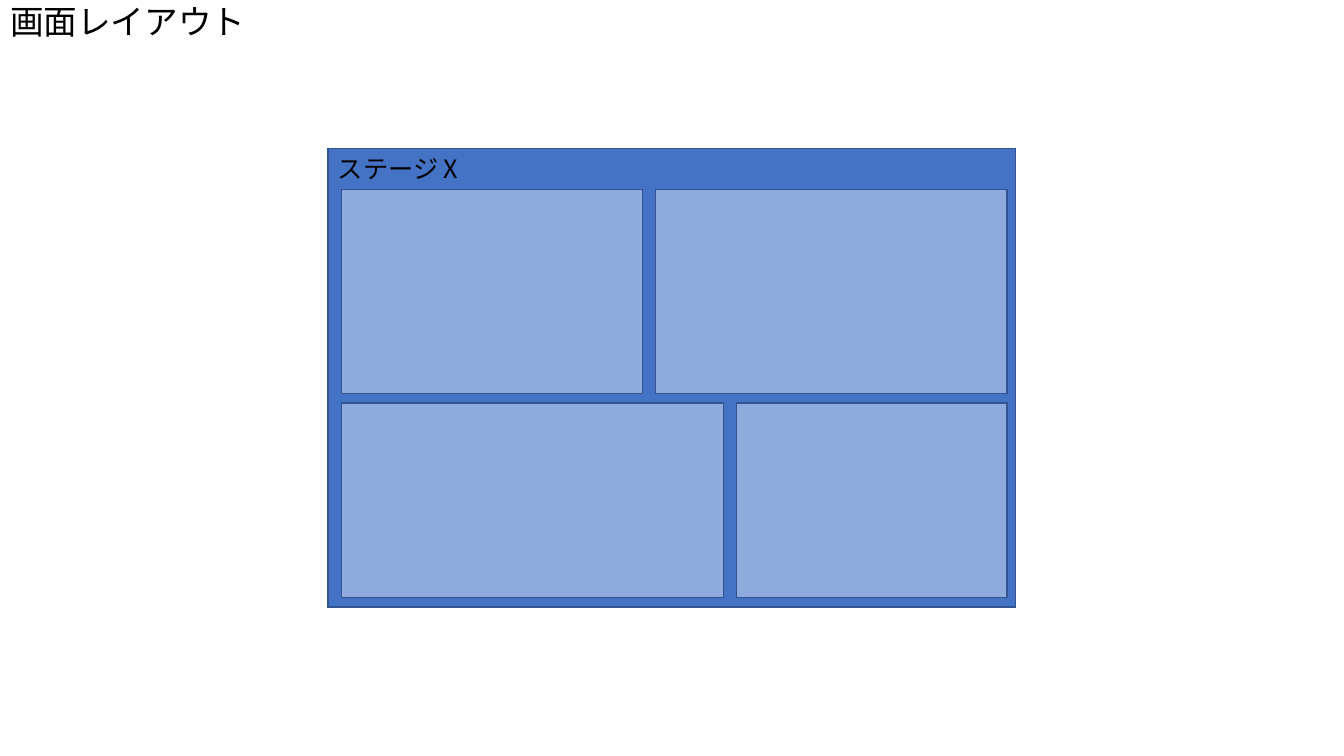
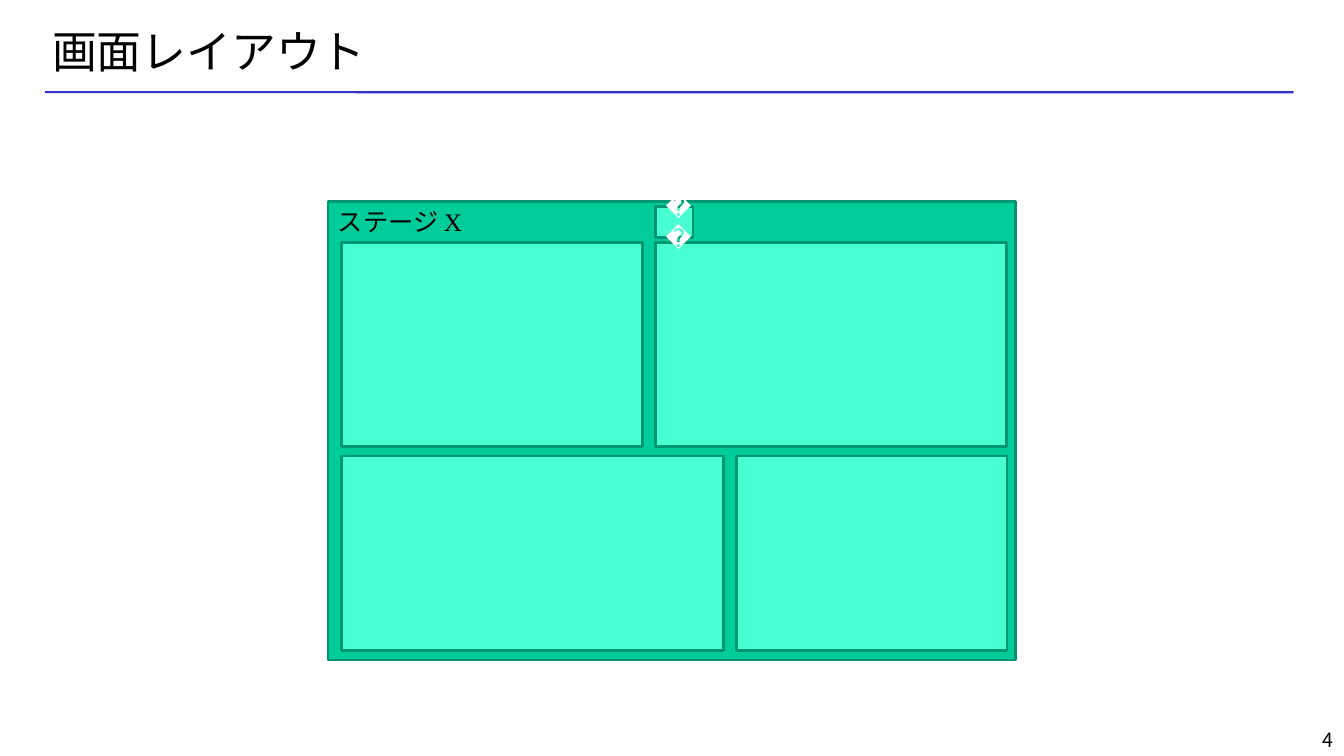
Before and after one commit to rokamu623/HotToDAGScheduling, a slide deck: slide 4 of 企画書/HowToDAGScheduling.pptx (slide 2 before the commit). Drawn at 1344x756 pixels with LibreOffice and Linux fonts; fonts in the diff are those of the drawing; background and template pictures are left out. Boxes give left, top, right and bottom in pixels: in the first picture for what was removed or moved away, otherwise in the second. Text is boxed around its words. In the diff, an @@ line names an element or a change of style, - is before the commit and + after.

```diff
--- a/企画書/HowToDAGScheduling.pptx
+++ b/企画書/HowToDAGScheduling.pptx
@@ title "画面レイアウト": place and size @@
-title "画面レイアウト" at bbox=[10, 7, 245, 37]
+title "画面レイアウト" at bbox=[52, 32, 366, 72]
@@ title "画面レイアウト" at bbox=[52, 32, 366, 72]: size 24 to 32 pt; line spacing 0.9 to 1; vertical alignment top to middle @@
@@ line added from (44, 92) to (1294, 92), #3333CC 1.5 pt @@
@@ text "ステージ X" at bbox=[338, 211, 462, 232]: font Noto Sans CJK JP to Times New Roman @@
@@ rectangle at bbox=[329, 202, 1016, 660]: fill #4472C4 to #00CC99; outline #325491 1 pt to #009771 2 pt @@
@@ rectangle added at bbox=[656, 207, 694, 238], fill #47FFD1, outline #009771 2 pt, 18 pt, text #FFFFFF @@
+🏠
@@ rectangle: place and size @@
-rectangle at bbox=[342, 190, 643, 394]
+rectangle at bbox=[342, 242, 643, 447]
@@ rectangle: place and size @@
-rectangle at bbox=[656, 190, 1007, 394]
+rectangle at bbox=[656, 242, 1007, 447]
@@ 3 rectangles, 1 text: place and size @@
-3 rectangles, 1 text at bbox=[329, 149, 1016, 608]
+3 rectangles, 1 text at bbox=[329, 202, 1016, 660]
@@ fill #8FAADC to #47FFD1; outline #325491 1 pt to #009771 2 pt in 4 elements at bbox=[342, 456, 724, 650], bbox=[342, 242, 643, 447], bbox=[656, 242, 1007, 447], bbox=[737, 456, 1007, 650] @@
@@ page number added at bbox=[1322, 732, 1333, 747], 14 pt, text #000000 @@
+4
```
Also in this commit, not shown: 1 other slide changed, 3 slides added.
